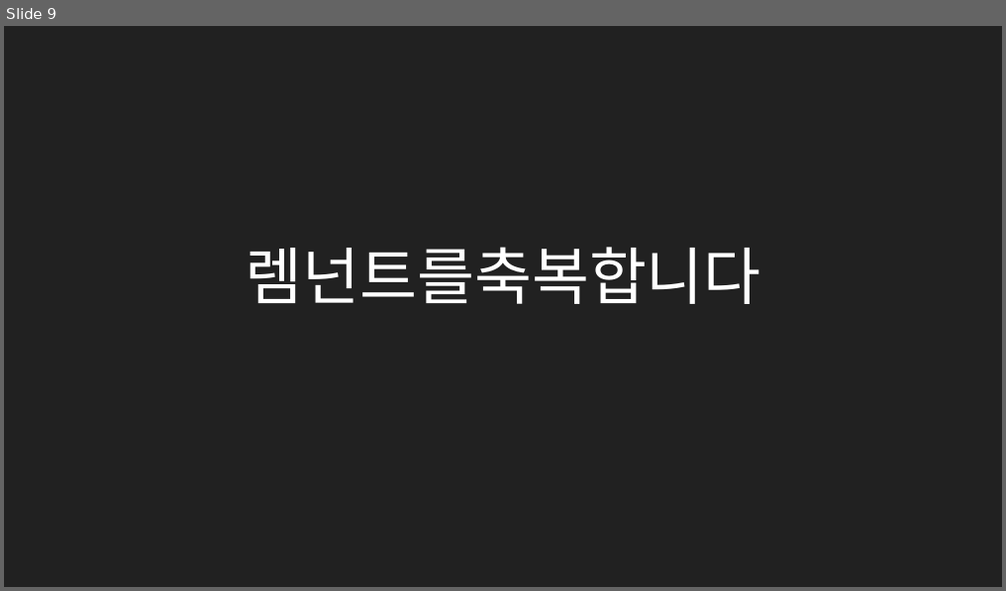
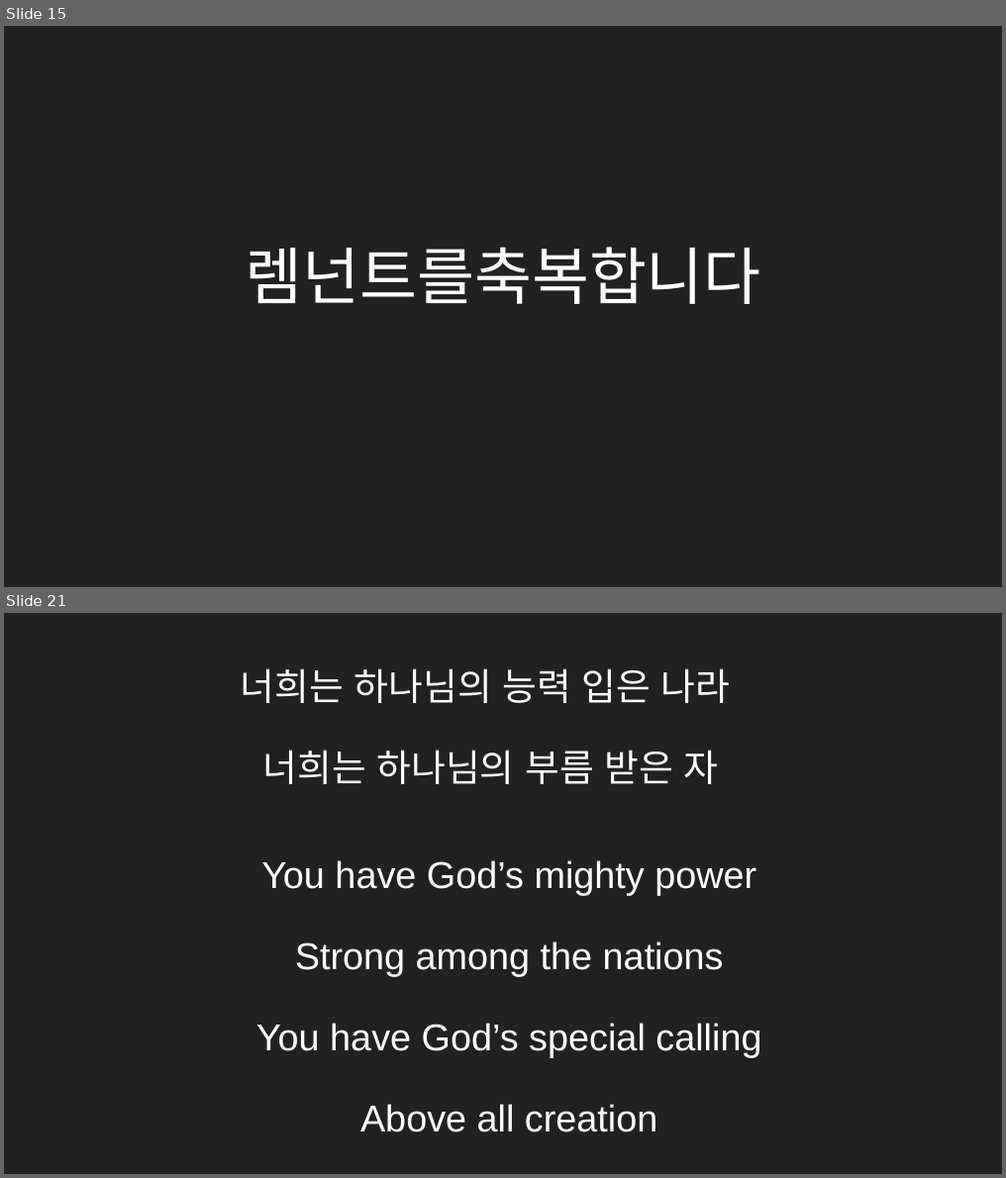
Before and after one commit to MiniMinja/ForSunday, a slide deck: postwor.pptx. Shown one above the other, each under a label of ours: slide 9 before the commit, slides 15 and 21 after it; the slides between them are not shown. The pictures are 1006x591 and 1006x1178 pixels, drawn with LibreOffice and Linux fonts; fonts in the diff are those of the drawing. Boxes give left, top, right and bottom in pixels: in the first picture for what was removed or moved away, otherwise in the second. Text is boxed around its words. In the diff, an @@ line names an element or a change of style, - is before the commit and + after.

```diff
--- a/postwor.pptx
+++ b/postwor.pptx
@@ slide 21 added at (4,613,1002,1174), background #212121 @@
@@ text added at (241,668,731,784), 27 pt, text #FFFFFF @@
+너희는 하나님의 능력 입은 나라
+너희는 하나님의 부름 받은 자
@@ text added at (256,861,761,1133), 27 pt, text #FFFFFF @@
+You have God’s mighty power
+Strong among the nations
+You have God’s special calling
+Above all creation
@@ what was slide 9 is now slide 15 @@
```
Also in this commit, not shown: 1 slide changed, 22 other slides added, 11 slides removed.
